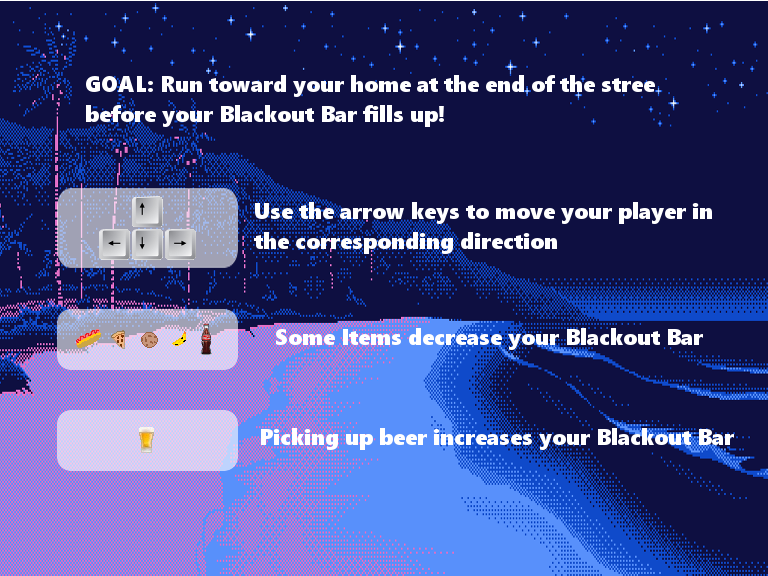
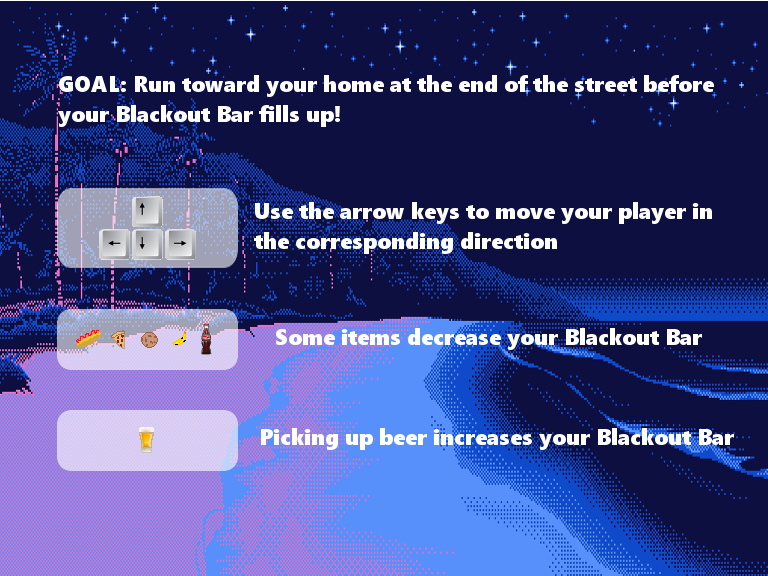
Revision of a layered (768, 576) image; what changed, layer by layer:
renamed "Some Items decrease your Black..." to "Some items decrease your Black...", painted on it over [341, 328, 703, 350]
painted on "GOAL: Run toward your home at ..." over [58, 75, 714, 127]
